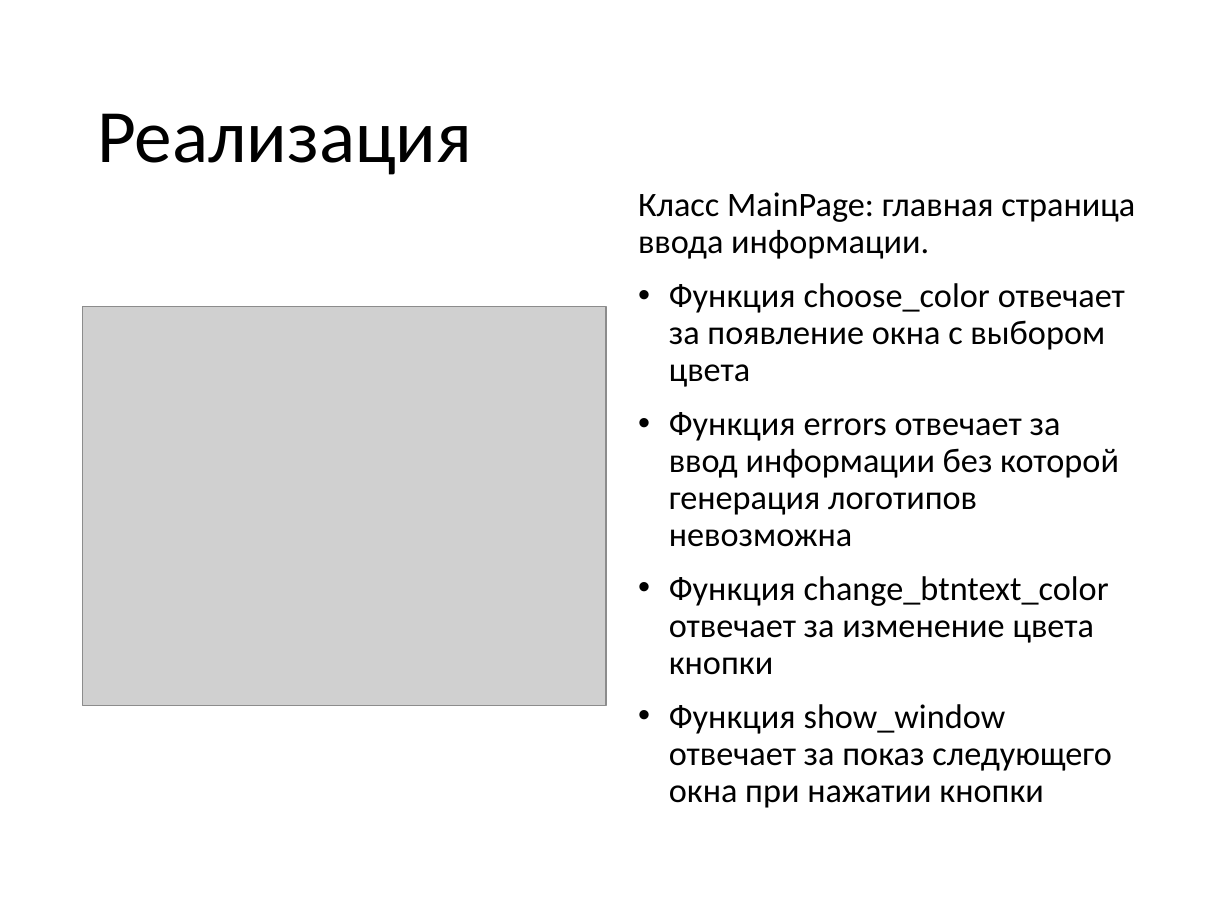
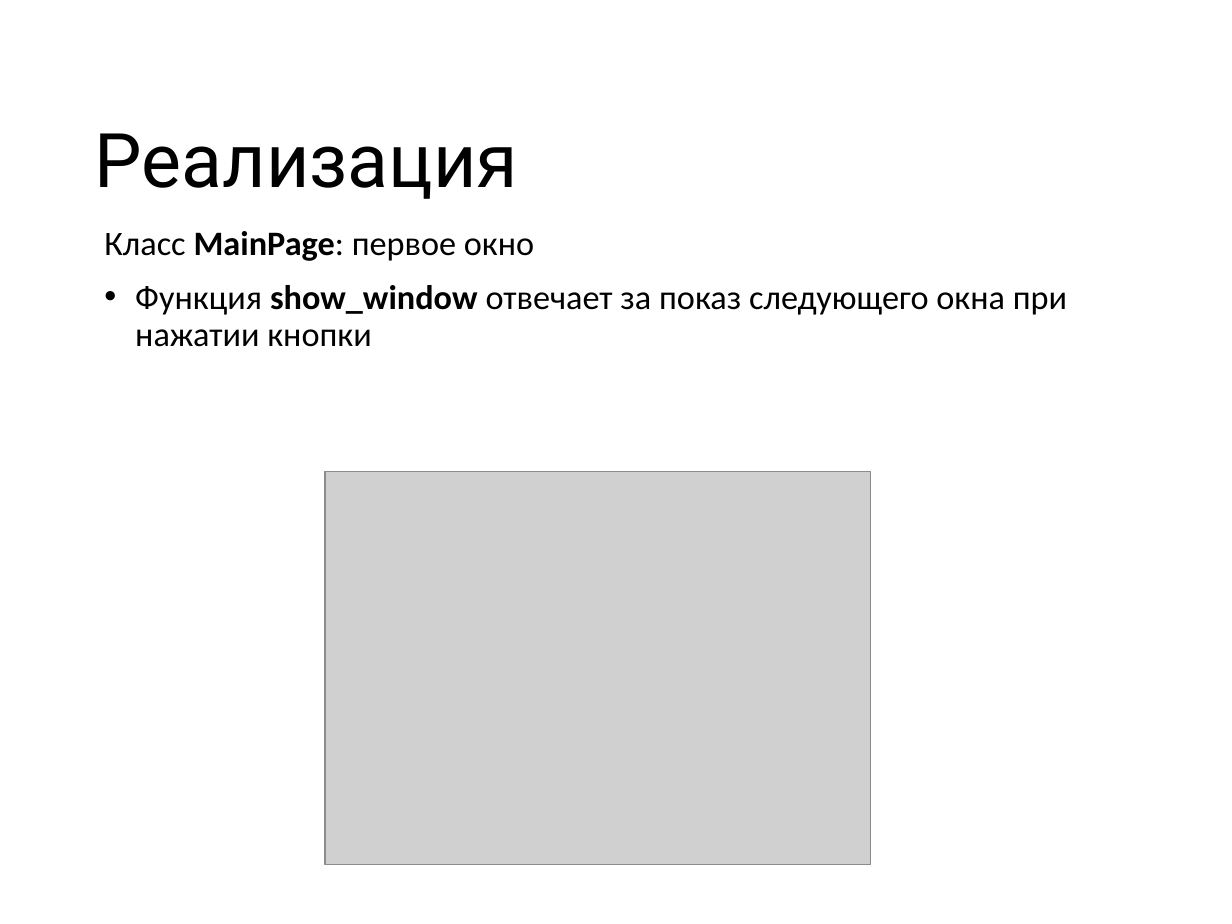
Before and after one commit to paullyaw/logogenerator, a slide deck: slide 4 of Генератор логотипов.pptx (slide 3 before the commit). Drawn at 1232x924 pixels with LibreOffice and Linux fonts; fonts in the diff are those of the drawing; grey boxes stand for pictures; background and template pictures are left out. Boxes give left, top, right and bottom in pixels: in the first picture for what was removed or moved away, otherwise in the second. Text is boxed around its words. In the diff, an @@ line names an element or a change of style, - is before the commit and + after.

```diff
--- a/Генератор логотипов.pptx
+++ b/Генератор логотипов.pptx
@@ title "Реализация": place and size @@
-title "Реализация" at [97,113,472,175]
+title "Реализация" at [95,133,518,199]
@@ title "Реализация" at [95,133,518,199]: font Calibri to Roboto @@
@@ text "Класс MainPage: первое окно": place and size @@
-text "Класс MainPage: первое окно" at [638,192,1135,808]
+text "Класс MainPage: первое окно" at [104,231,1067,347]
@@ text at [104,231,534,261]: text changed @@
-Класс MainPage: главная страница ввода информации.
-• Функция choose_color отвечает за появление окна с выбором цвета
-• Функция errors отвечает за ввод информации без которой генерация логотипов невозможна
-• Функция change_btntext_color отвечает за изменение цвета кнопки
+Класс MainPage: первое окно
@@ text at [135,285,1067,347]: bold on in "show_window" @@
@@ picture removed at [83,307,606,706] @@
@@ picture added at [325,472,871,865] @@
```
Also in this commit, not shown: 2 other slides changed, 6 slides added, 2 slides removed.
